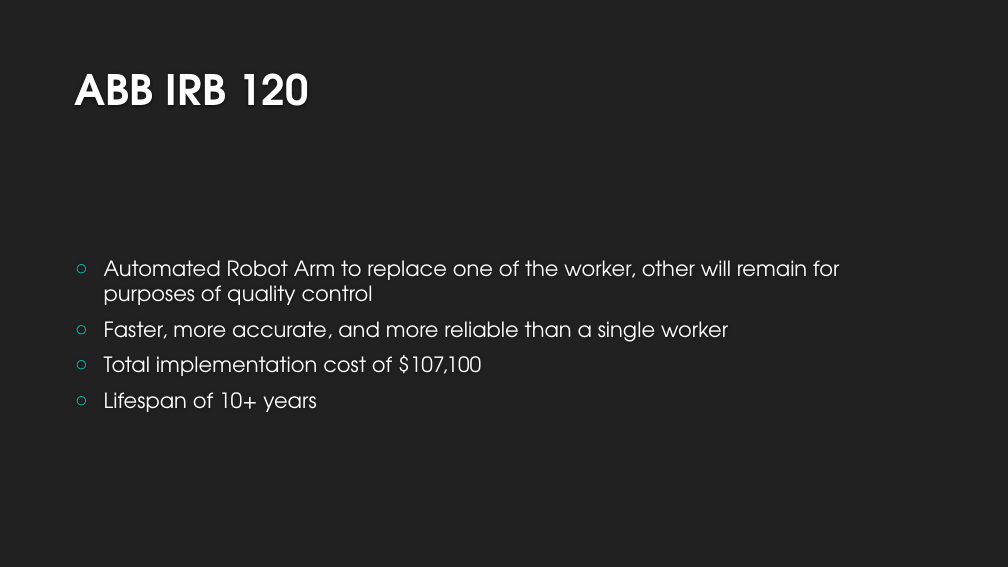
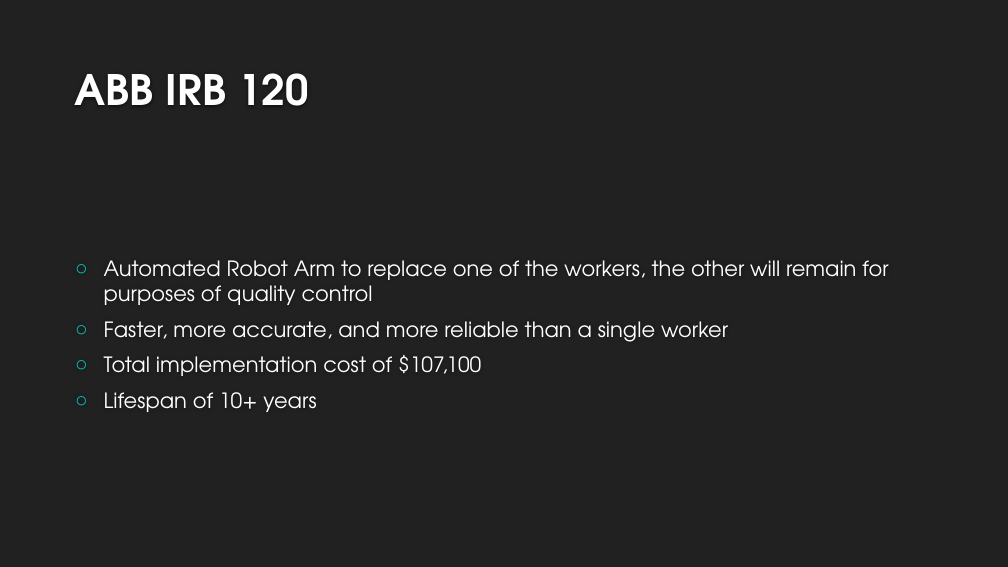
Before and after one commit to auskill/Asst4, a slide deck: slide 3 of Implementing an Automated Solution for the Johnston Timber.pptx. Drawn at 1008x567 pixels with LibreOffice and Linux fonts; fonts in the diff are those of the drawing; background and template pictures are left out. Boxes give left, top, right and bottom in pixels: in the first picture for what was removed or moved away, otherwise in the second. Text is boxed around its words. In the diff, an @@ line names an element or a change of style, - is before the commit and + after.

```diff
--- a/Implementing an Automated Solution for the Johnston Timber.pptx
+++ b/Implementing an Automated Solution for the Johnston Timber.pptx
@@ text at (104,260,888,305): text changed @@
-○ Automated Robot Arm to replace one of the worker, other will remain for purposes of quality control
+○ Automated Robot Arm to replace one of the workers, the other will remain for purposes of quality control
```
Also in this commit, not shown: 1 other slide changed, 2 other files.
